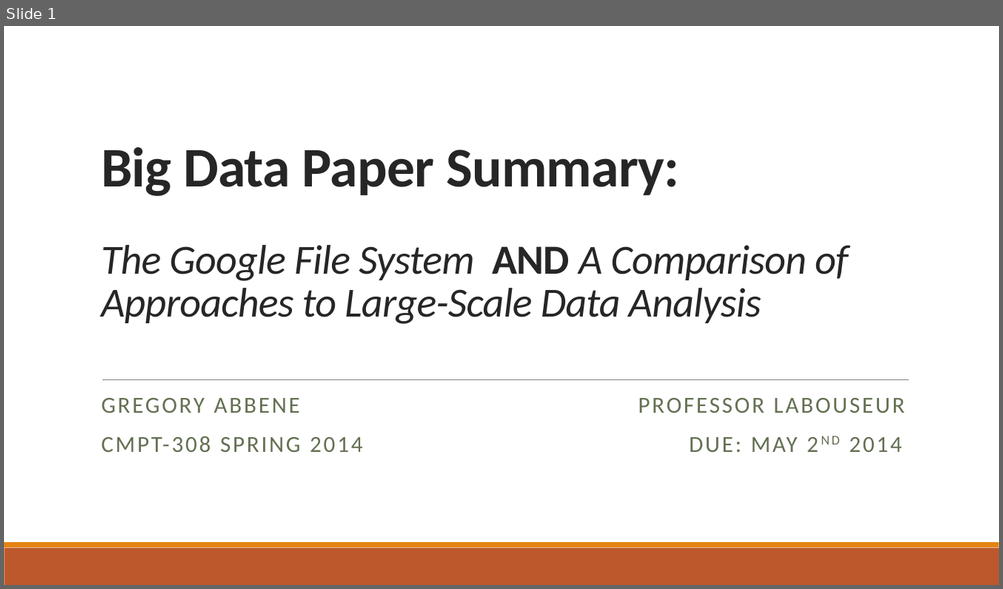
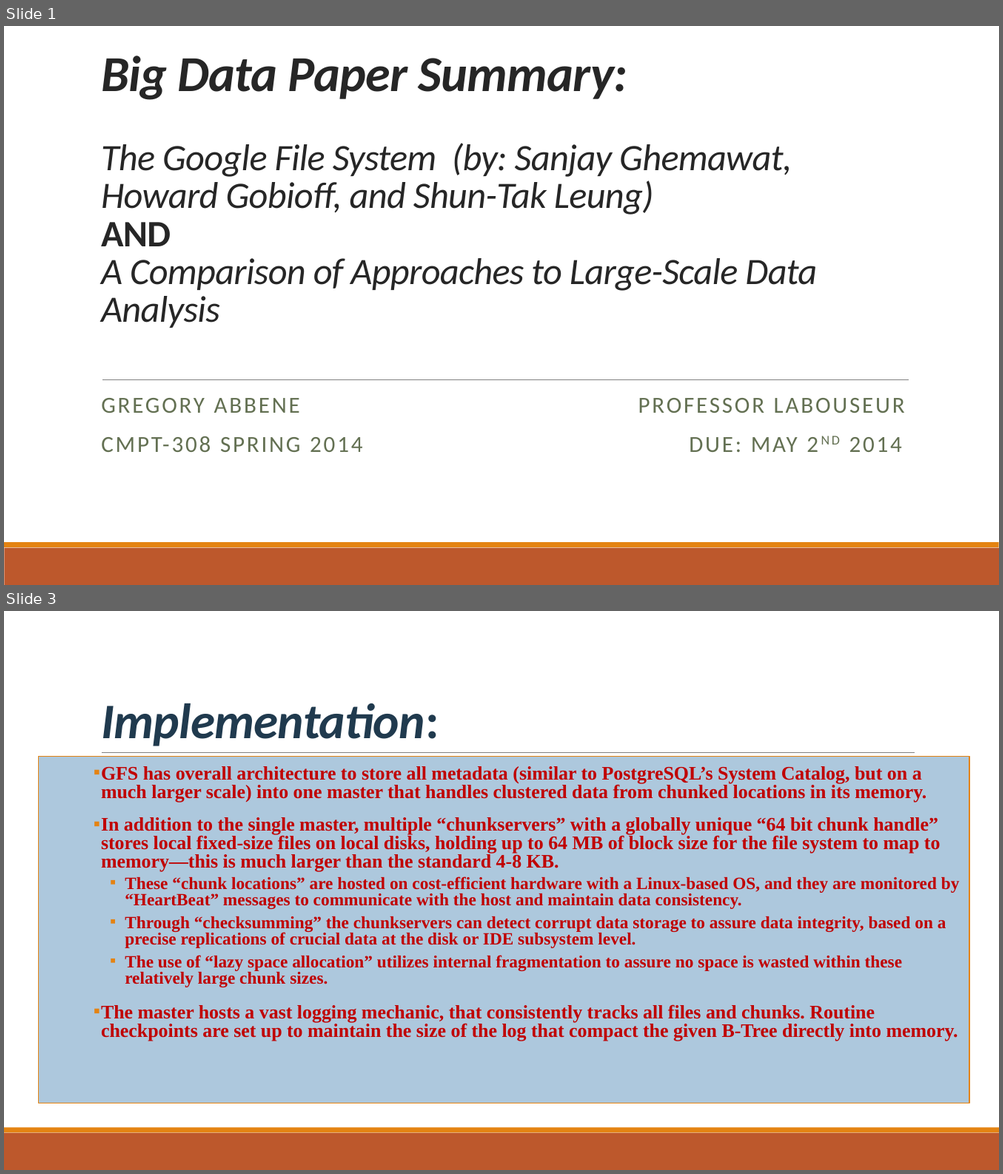
Before and after one commit to gabbene23/DatabaseManagement, a slide deck: Big Data Paper Summary/The Google File System PPP.pptx. Shown one above the other, each under a label of ours: slide 1 before the commit, slides 1 and 3 after it; the slides between them are not shown. The pictures are 1003x589 and 1003x1174 pixels, drawn with LibreOffice and Linux fonts; fonts in the diff are those of the drawing. Boxes give left, top, right and bottom in pixels: in the first picture for what was removed or moved away, otherwise in the second. Text is boxed around its words. In the diff, an @@ line names an element or a change of style, - is before the commit and + after.

Commit message:
Finished Big Data Paper!
Sorry for being a day late, Business Capping has consumed my life the
last two weeks

```diff
--- a/Big Data Paper Summary/The Google File System PPP.pptx
+++ b/Big Data Paper Summary/The Google File System PPP.pptx
@@ slide 3 added at (4, 611, 999, 1170), background #FFFFFF; not listed: 2 template elements that a slide beside it also shows @@
@@ title added at (101, 703, 439, 746), 48 pt, text #203A4E, bold, italic @@
+Implementation:
@@ rectangle added at (38, 757, 969, 1103), fill #ADC8DD, outline #E48312 1 pt @@
@@ line added from (102, 753) to (915, 753), #808080 0.5 pt @@
@@ text added at (101, 766, 959, 1042), 18.5 pt, text #C00000, bold @@
+▪ GFS has overall architecture to store all metadata (similar to PostgreSQL’s System Catalog, but on a much larger scale) into one master that handles clustered data from chunked locations in its memory.
+▪ In addition to the single master, multiple “chunkservers” with a globally unique “64 bit chunk handle” stores local fixed-size files on local disks, holding up to 64 MB of block size for the file system to map to memory—this is much larger than the standard 4-8 KB.
+  ▪ These “chunk locations” are hosted on cost-efficient hardware with a Linux-based OS, and they are monitored by “HeartBeat” messages to communicate with the host and maintain data consistency.
+  ▪ Through “checksumming” the chunkservers can detect corrupt data storage to assure data integrity, based on a precise replications of crucial data at the disk or IDE subsystem level.
+  ▪ The use of “lazy space allocation” utilizes internal fragmentation to assure no space is wasted within these relatively large chunk sizes.
+▪ The master hosts a vast logging mechanic, that consistently tracks all files and chunks. Routine checkpoints are set up to maintain the size of the log that compact the given B-Tree directly into memory.
@@ slide 1 changed as well @@
@@ title at (101, 56, 817, 328): text changed; size 40 to 36 pt @@
-Big Data Paper Summary:
-The Google File System AND A Comparison of Approaches to Large-Scale Data Analysis
+Big Data Paper Summary:
+The Google File System (by: Sanjay Ghemawat, Howard Gobioff, and Shun-Tak Leung)
+AND
+A Comparison of Approaches to Large-Scale Data Analysis
```
Also in this commit, not shown: 4 other slides added, 1 slide removed.
